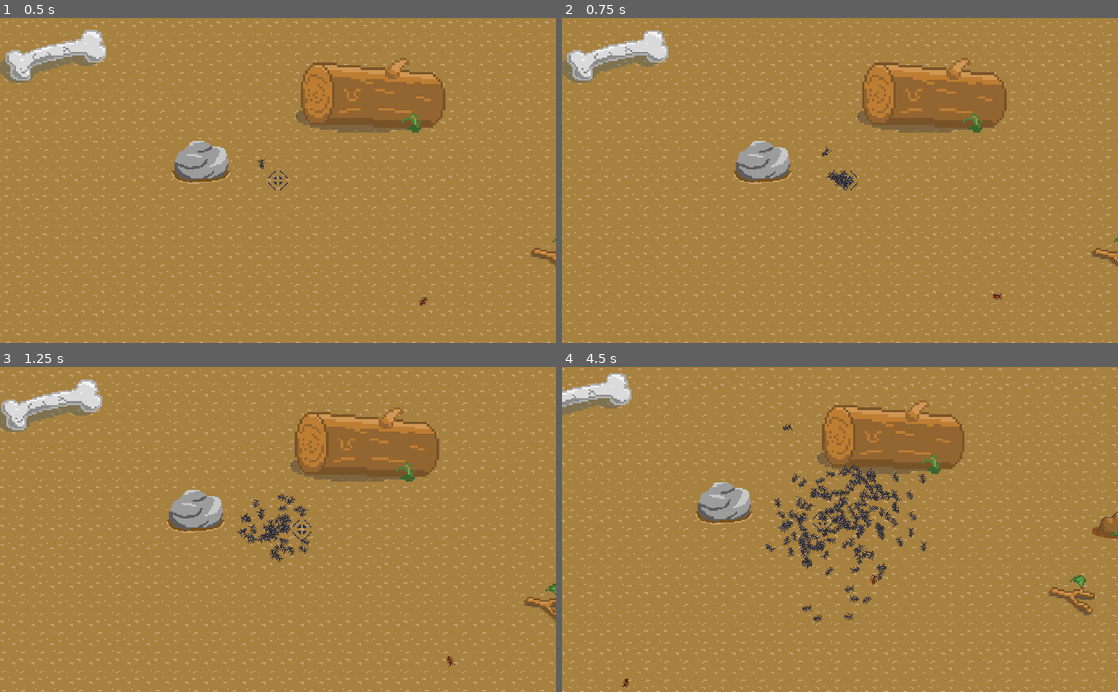
Above: before the commit, frames 1-4 (two rows, left to right).
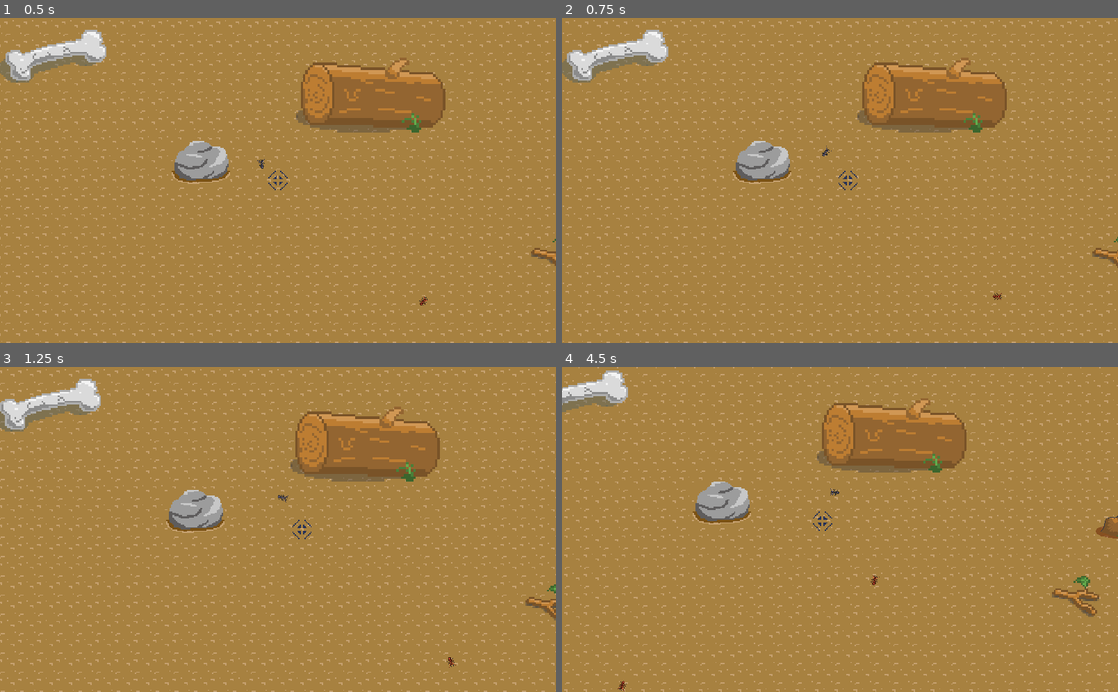
Above: after the commit, the same moments.

Repository: ajsosa/ldjam45
Game: Godot game, scene res://scenes/Objects/TestLevel.tscn
The game is run twice, just before and just after one commit, with the same random seed, the same clock (stepped at 60 frames per second) and the same inputs. Sound files missing from this copy of the repository are replaced by a short silence.
Inputs:
- Up to frame 1 (0.5 s): no input
- Up to frame 2 (0.75 s): hold Right (right) from 0.53 s (still down); hold A (addAnt) from 0.53 s (still down)
- Up to frame 3 (1.25 s): keep holding Right (right); keep holding A (addAnt)
- Up to frame 4 (4.5 s): release Right (right) at 1.28 s; release A (addAnt) at 1.28 s; hold Down (down) 1.28-2.03 s; tap A (addAnt) at 1.35, 2.85, 4.35 s; hold Right (right) 2.03-2.78 s; hold A (addAnt) 2.03-2.78 s; hold Up (up) 2.78-3.53 s; hold A (addAnt) 3.53-4.28 s; hold Left (left) from 3.53 s (still down)

Frame 1 is identical in both runs. In frame 2, 2.1% of the frame differs, in the area x 0-100%, y 0-100%; in frame 3, 6.6%; in frame 4, 14%.

Commit message:
removed debug add ants feature

Diff:
--- a/scripts/swarm.gd
+++ b/scripts/swarm.gd
@@ -49,8 +49,8 @@
 
 	quake.update(delta)
 	dt = delta
-	if Input.is_action_pressed("addAnt"):
-		addAnt()
+	#if Input.is_action_pressed("addAnt"):
+	#	addAnt()
 
 	if Input.is_action_pressed("down"):
 		target.y += 70 * delta
